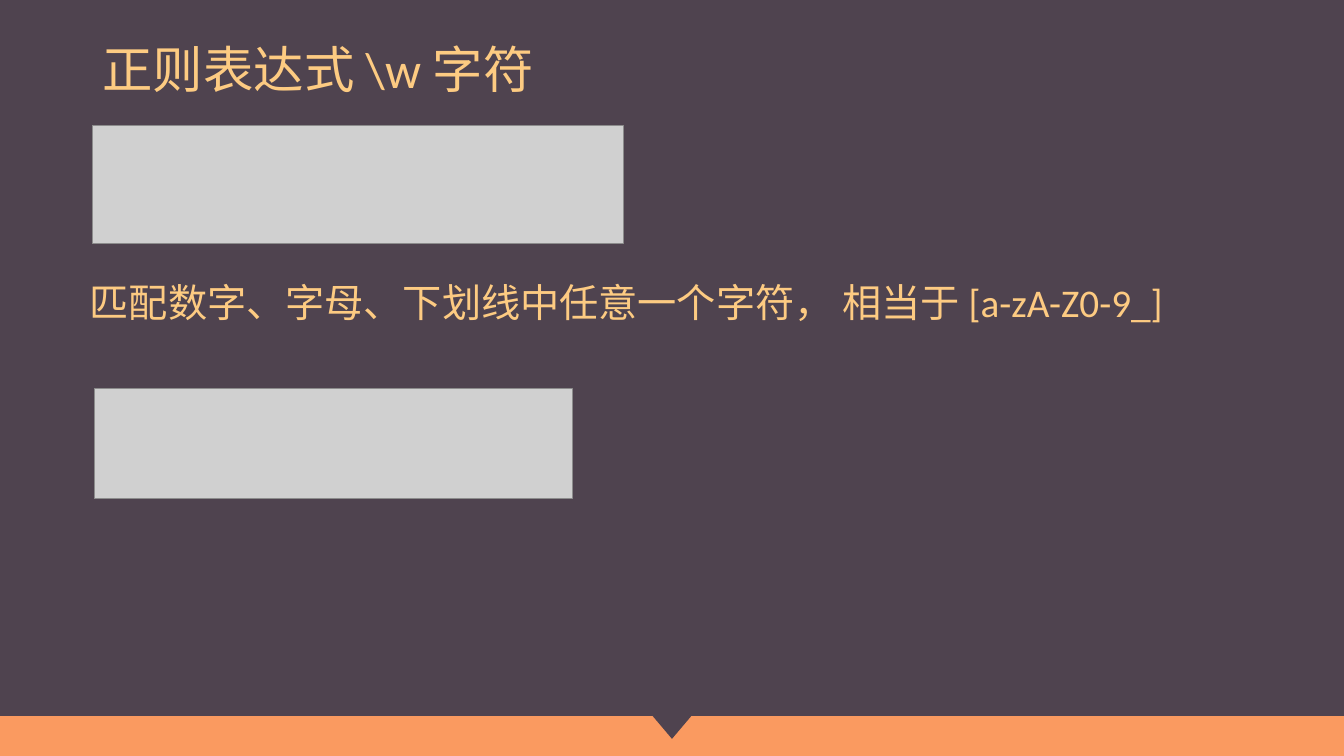
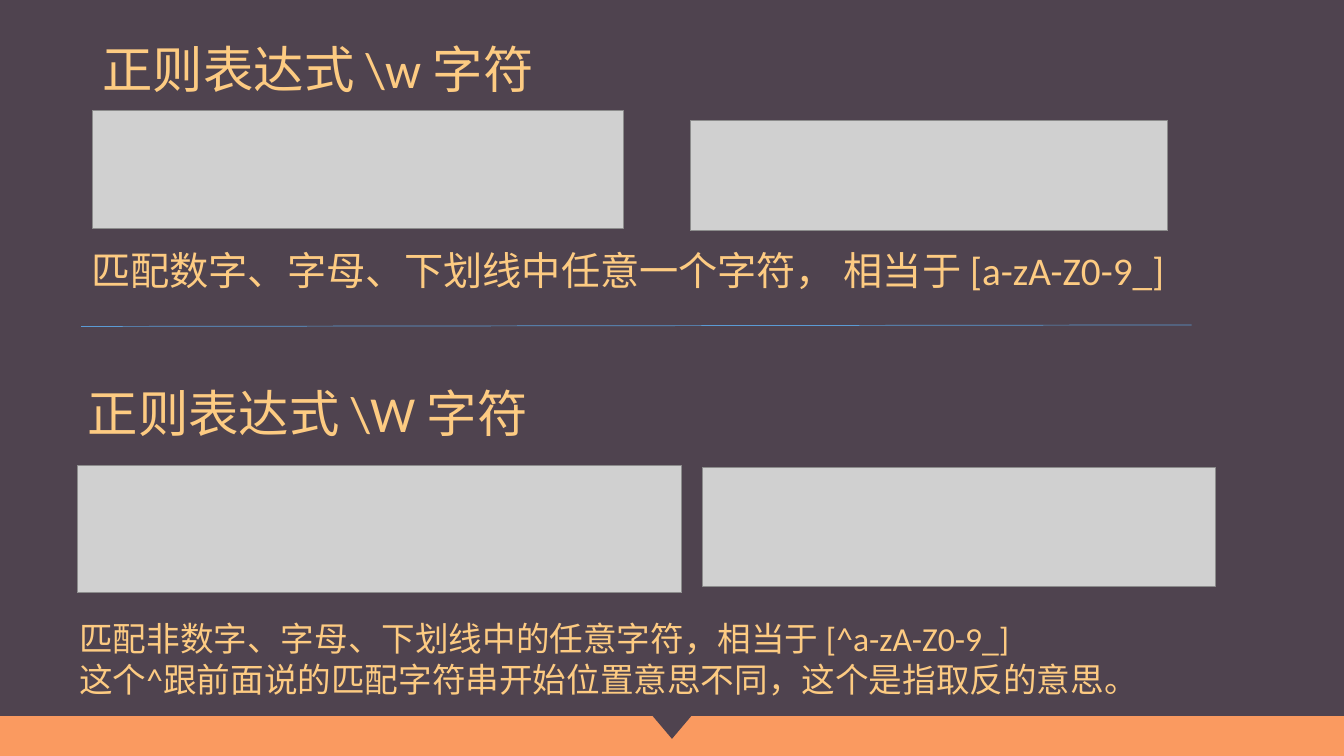
Before and after one commit to Wu-jiaming/-ppt, a slide deck: slide 20 of 正则表达式.pptx (slide 29 before the commit). Drawn at 1344x756 pixels with LibreOffice and Linux fonts; fonts in the diff are those of the drawing; grey boxes stand for pictures. Boxes give left, top, right and bottom in pixels: in the first picture for what was removed or moved away, otherwise in the second. Text is boxed around its words. In the diff, an @@ line names an element or a change of style, - is before the commit and + after.

```diff
--- a/正则表达式.pptx
+++ b/正则表达式.pptx
@@ picture: place and size @@
-picture at [92,126,623,244]
+picture at [92,111,623,229]
@@ picture: place and size @@
-picture at [95,388,573,498]
+picture at [691,121,1169,231]
@@ text "匹配数字、字母、下划线中任意一个字符， 相当于 [a-zA-Z0-9_]": place and size @@
-text "匹配数字、字母、下划线中任意一个字符， 相当于 [a-zA-Z0-9_]" at [90,284,1163,323]
+text "匹配数字、字母、下划线中任意一个字符， 相当于 [a-zA-Z0-9_]" at [91,252,1164,291]
@@ line added from (82, 327) to (1192, 325), #5B9BD5 0.5 pt @@
@@ text added at [88,389,528,436], 36 pt, text #FDCB82 @@
+正则表达式 \W 字符
@@ picture added at [78,466,683,593] @@
@@ picture added at [703,468,1216,587] @@
@@ text added at [79,622,1137,696], 24 pt, text #FDCB82 @@
+匹配非数字、字母、下划线中的任意字符，相当于 [^a-zA-Z0-9_]
+这个^跟前面说的匹配字符串开始位置意思不同，这个是指取反的意思。
```
Also in this commit, not shown: 15 other slides changed, 7 slides added, 6 slides removed.
